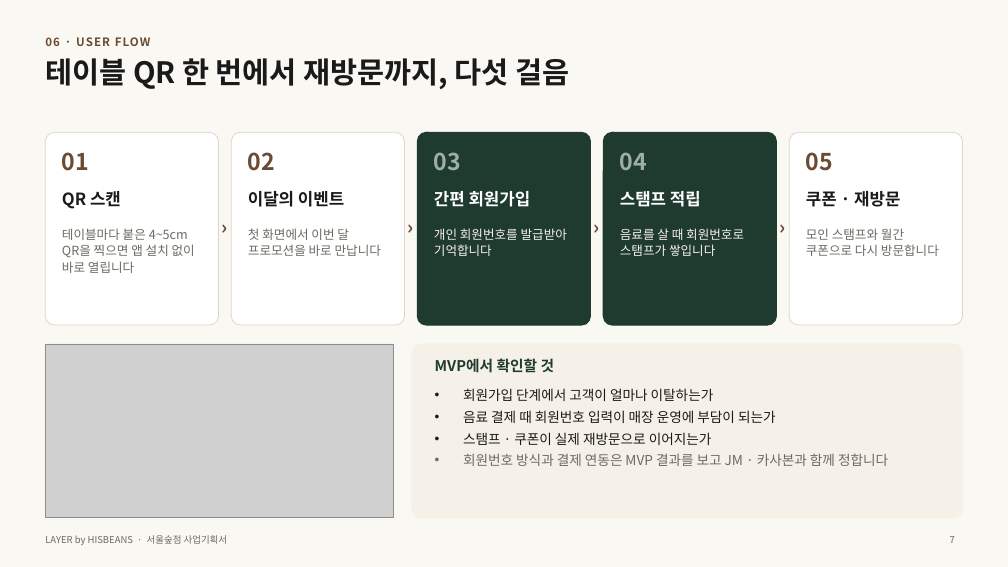
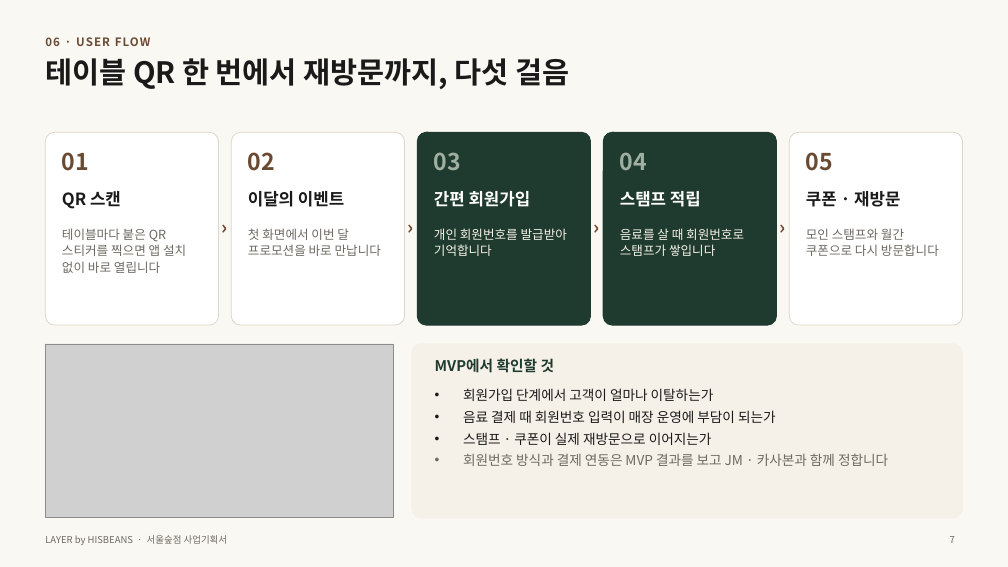
Before and after one commit to totoandpizz/-, a slide deck: slide 7 of docs/LAYER_서울숲점_사업기획서.pptx. Drawn at 1008x567 pixels with LibreOffice and Linux fonts; fonts in the diff are those of the drawing; grey boxes stand for pictures. Boxes give left, top, right and bottom in pixels: in the first picture for what was removed or moved away, otherwise in the second. Text is boxed around its words. In the diff, an @@ line names an element or a change of style, - is before the commit and + after.

```diff
--- a/docs/LAYER_서울숲점_사업기획서.pptx
+++ b/docs/LAYER_서울숲점_사업기획서.pptx
@@ text at (62, 228, 186, 273): text changed @@
-테이블마다 붙은 4~5cm QR을 찍으면 앱 설치 없이 바로 열립니다
+테이블마다 붙은 QR 스티커를 찍으면 앱 설치 없이 바로 열립니다
```
Also in this commit, not shown: 2 other slides changed, 3 other files.
